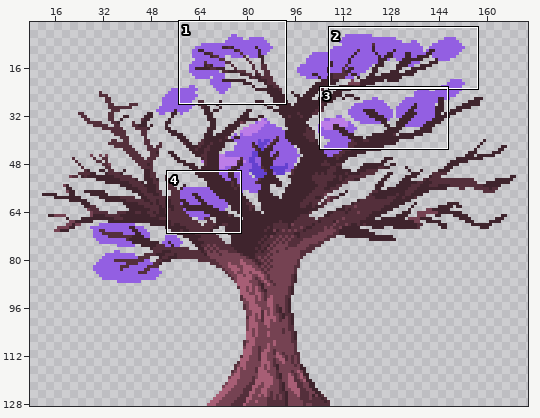
Pixel-art file, stored at ! External Files/tree attempt two.aseprite. Above: a wide view before the commit, with the close-up outlined.
Close-up. As it was:
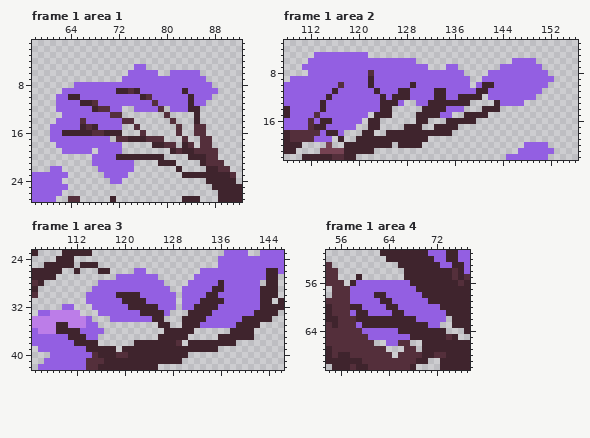
179x129 pixels, 6 frames. Shown: frame 1 area 1: x 58..92, y 1..27; frame 1 area 2: x 108..156, y 3..22; frame 1 area 3: x 105..146, y 23..42; frame 1 area 4: x 54..77, y 51..70. The wide view leaves out empty margins. The commit also changed other frames or places, which this record leaves out.
The same view after the edit:
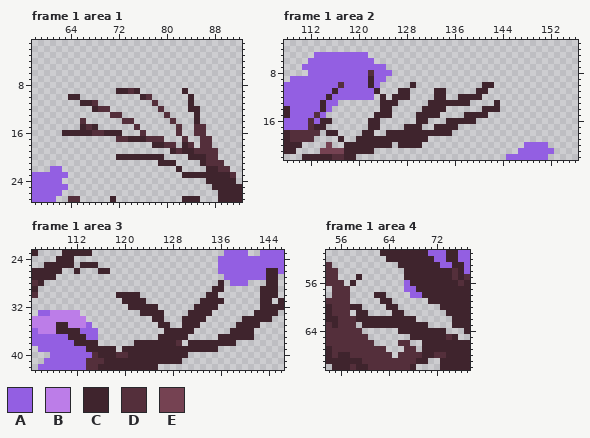
Palette (. is transparent): A #935fe2  B #bc7de8  C #3f242d  D #542f3b  E #754252
What changed:
layer "new attempt/leaves - back" now hidden
Changed rows in their new state; - is an unchanged pixel.
Frame 1 area 1:
first column x 61:
 5 --------------..------------
 6 -------------.....--.....---
 7 ------------..............--
 8 ----.......................-
 9 --.........----.......-.....
10 -..--..........--......-...-
11 -....---.........-.....-..--
12 -......---..--....--...-----
13 --........------------------
14 -....-......----------------
15 .....---....----------------
16 ..--------------------------
17 ..........------------------
18 -...........----------------
19 --.....-....----------------
20 -------....-----------------
21 -------.......--------------
22 --------......--------------
23 ---------....---------------
24 ----------..----------------
Frame 1 area 2:
first column x 113:
 6 ----------.......----------------....---
 7 ------------.......---..-------.......--
 8 -------------............----..........-
 9 ------------..............--............
10 -----------.....-.........-.--.........-
11 -----------...--....--.....--.........--
12 ----------.-.---....--..-----........---
13 ----.......---.--..------------....-----
14 ---........-----------...---------------
15 --.......------------..-----------------
16 ---.....--------------------------------
17 --.....---------------------------------
18 -.--.-----------------------------------
19 ...-------------------------------------
Frame 1 area 3:
first column x 110:
26 ------------..---------...-------
27 ---------.......------.....------
28 ------...........----.....-.---..
29 -----.............--.....--......
30 ----.....----......-....--.......
31 ----......----.....-...----......
32 ..---......-----...-..----.......
33 ------.......----.-------.......-
34 ----.---.......---------......---
35 -----.-----------------......----
36 ------.--------------------------
Frame 1 area 4:
first column x 58:
56 -........-------
57 .........-------
58 ....--....------
59 .....--......---
60 --....--.......-
61 .--....--.......
62 -----------.....
63 -.-----------..-
64 --......--------
65 ---.......------
66 ------..--------
Boxes around the changes in both close-ups, in picture pixels (x1, y1, x2, y2):
erased: (50, 64, 218, 184)
erased: (314, 58, 554, 142)
erased: (62, 268, 260, 334)
erased: (350, 280, 446, 346)
